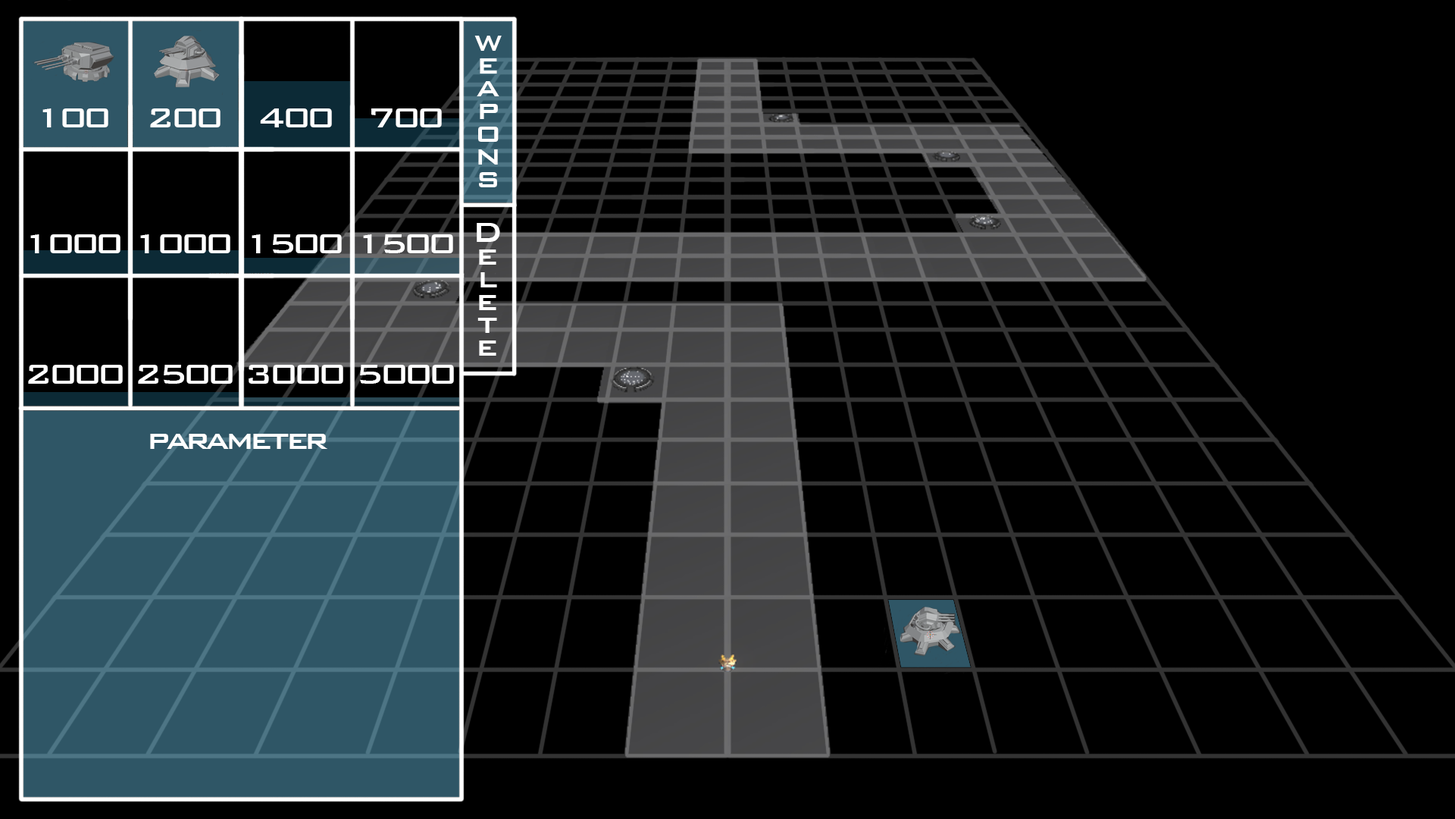
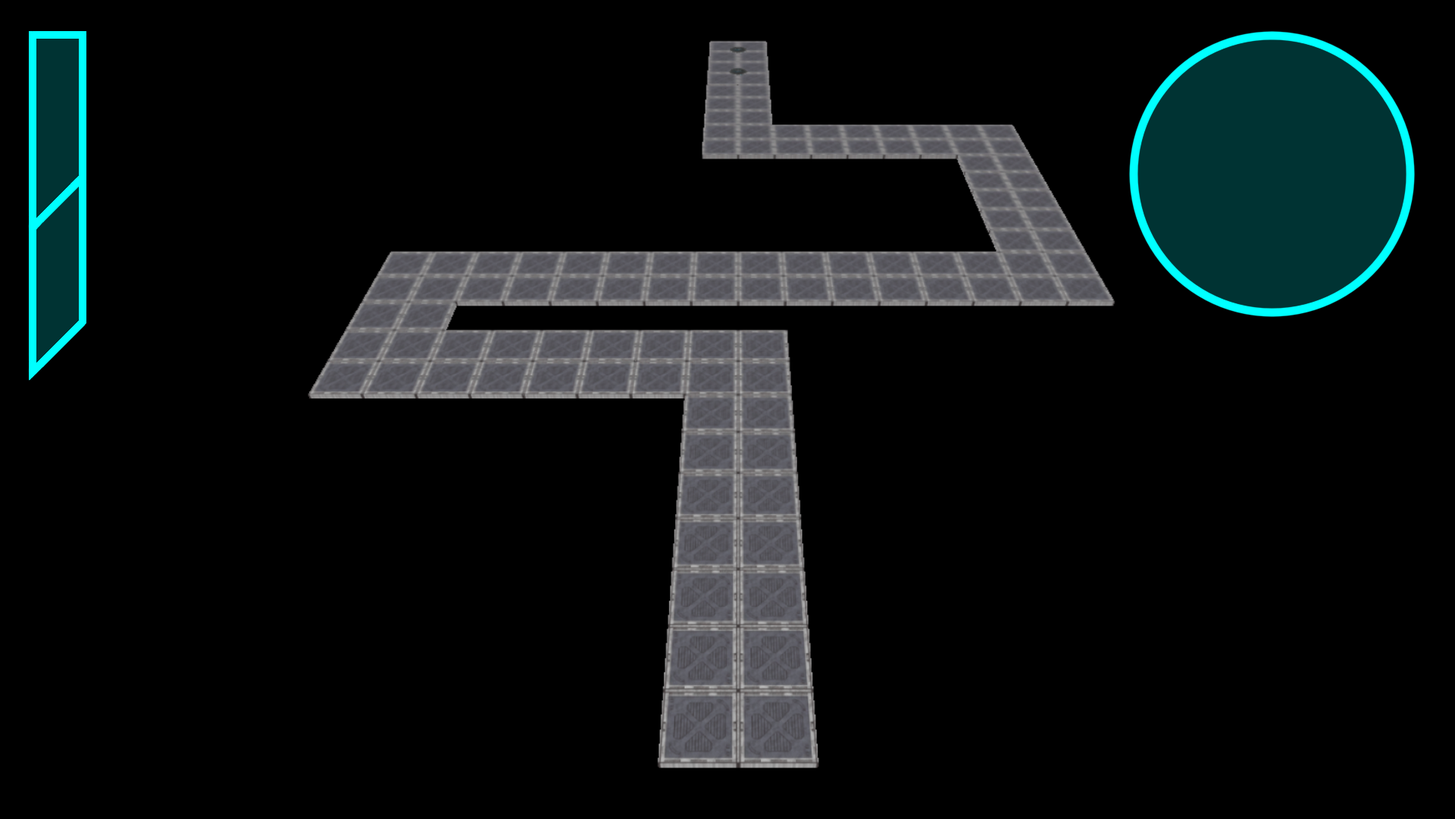
Revision of a layered w=1455, h=819 image; what changed, layer by layer:
renamed "1000" to "敵表示", moved it out of group "Text", painted on it over [140,30,1416,318]
removed layer "1000" (2nd of 2, in "Text") from group "Text" over [30,234,121,254]
renamed "1500" to "敵表示背景", opacity 100% → 20%, moved it out of group "Text", painted on it over [251,40,1407,308]
added group "左ウィンドウ" (1st of 2) with 5 layers above "背景" over [28,30,88,381]
renamed "2500" to "左ウィンドウ", moved it into group "左ウィンドウ", painted on it over [137,364,233,384]
removed layer "2000" from group "Text" over [28,364,123,384]
removed layer "1500" (1st of 2, in "Text") from group "Text" over [363,234,454,254]
renamed "700" to "左ウィンドウタブ2", moved it into group "左ウィンドウ", painted on it over [28,108,442,381]
renamed "400" to "左ウィンドウタブ2背景", opacity 100% → 20%, moved it into group "左ウィンドウ", painted on it over [34,108,332,373]
removed layer "200" from group "Text" over [150,108,221,128]
removed layer "D e l e t e" from group "Text" over [476,222,501,356]
removed layer "w e a p o n s" from group "Text" over [474,35,502,188]
renamed "左UI" to "左ウィンドウタブ", moved it into group "左ウィンドウ", painted on it over [17,15,518,802]
removed layer "レイヤー 1" over [876,589,967,676]
removed layer "左UI背景" (was 40%) over [23,21,513,797]
removed layer "グリッド" (was 20%) over [0,56,1455,759]
removed layer "グリッド背景" (was 40%) over [888,599,971,668]
renamed "LaserTurret" to "左ウィンドウタブ背景", opacity 100% → 20%, moved it into group "左ウィンドウ", painted on it over [34,30,226,228]
removed layer "DualGunTurret" over [30,35,120,89]
removed group "Text" (15 layers) over [28,35,502,449]
removed layer "parameter" from group "Text" over [150,433,328,449]
removed layer "5000" from group "Text" over [360,364,455,384]
removed layer "3000" from group "Text" over [248,364,344,384]
painted on "背景" over [67,0,1147,768]
…and 1 more changes (1 removed)
